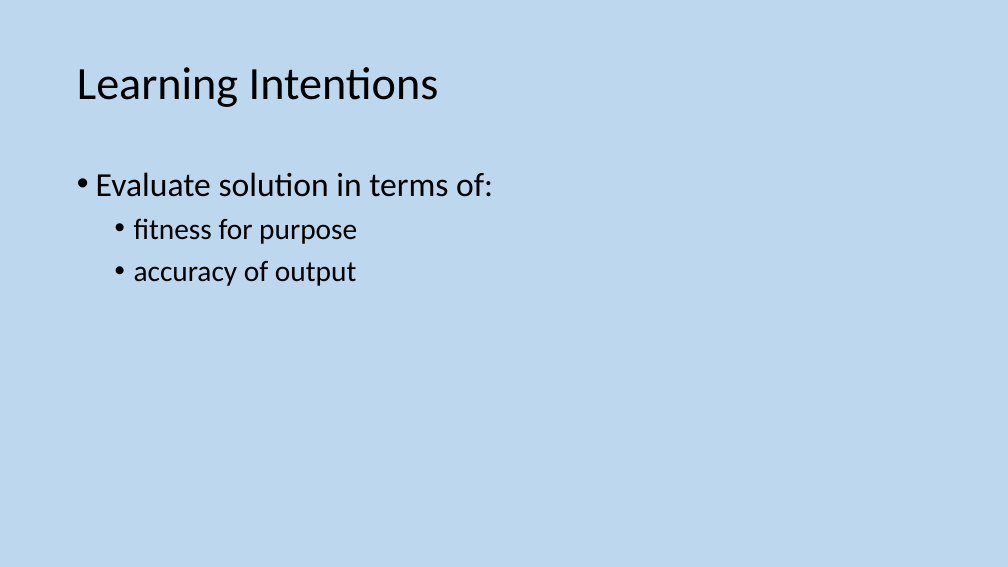
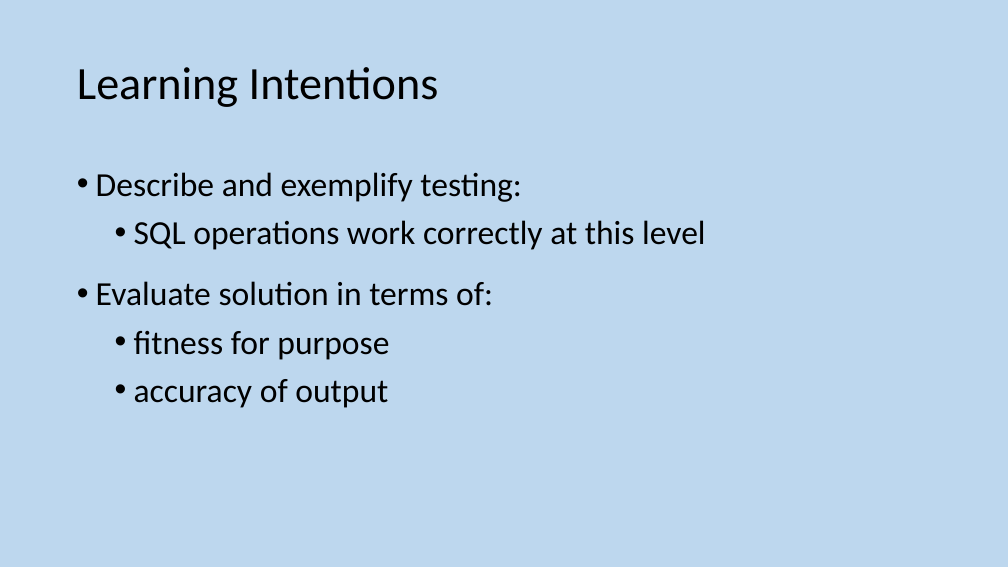
Before and after one commit to MrFriendCS/MrFriendCS.github.io, a slide deck: slide 218 of n5-cs/ddd/N5 CS DDD Slides.pptx (slide 220 before the commit). Drawn at 1008x567 pixels with LibreOffice and Linux fonts; fonts in the diff are those of the drawing. Boxes give left, top, right and bottom in pixels: in the first picture for what was removed or moved away, otherwise in the second. Text is boxed around its words. In the diff, an @@ line names an element or a change of style, - is before the commit and + after.

```diff
--- a/n5-cs/ddd/N5 CS DDD Slides.pptx
+++ b/n5-cs/ddd/N5 CS DDD Slides.pptx
@@ text at (96,172,706,250): paragraphs added @@
+• Describe and exemplify testing:
+  • SQL operations work correctly at this level
@@ text at (96,281,493,408): size 28 to 32 pt in "fitness for purpose", "accuracy of output"; more space between paragraphs @@
```
Also in this commit, not shown: 3 other slides changed, 1 slide added, 1 slide removed, 3 other files.
